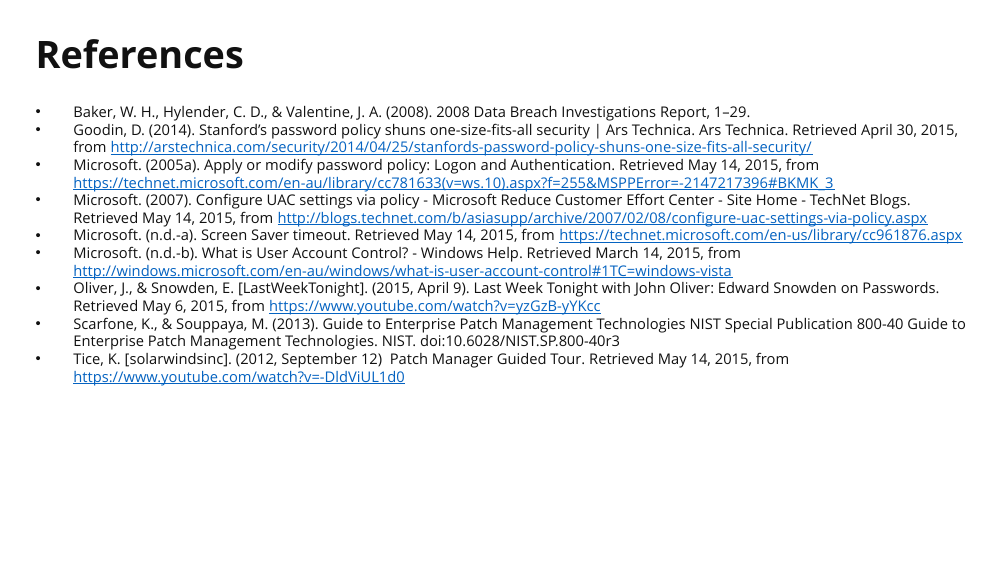
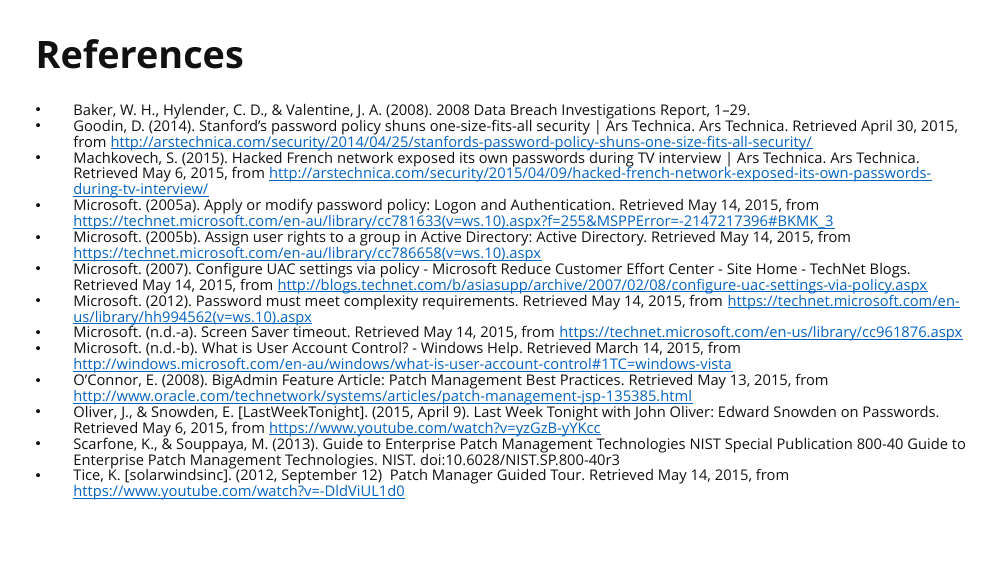
Before and after one commit to martymcflywa/ecu, a slide deck: slide 37 of year_1/sem_2/CSI1101_computer_security/0b_assignment_2_[22MAY15_0900]/dev/CSI1101_PONCE_A2_v02.pptx. Drawn at 1008x567 pixels with LibreOffice and Linux fonts; fonts in the diff are those of the drawing. Boxes give left, top, right and bottom in pixels: in the first picture for what was removed or moved away, otherwise in the second. Text is boxed around its words. In the diff, an @@ line names an element or a change of style, - is before the commit and + after.

```diff
--- a/year_1/sem_2/CSI1101_computer_security/0b_assignment_2_[22MAY15_0900]/dev/CSI1101_PONCE_A2_v02.pptx
+++ b/year_1/sem_2/CSI1101_computer_security/0b_assignment_2_[22MAY15_0900]/dev/CSI1101_PONCE_A2_v02.pptx
@@ text at [73,103,966,500]: line spacing 1 to 0.9 @@
@@ text at [73,149,931,199]: paragraph added @@
+• Machkovech, S. (2015). Hacked French network exposed its own passwords during TV interview | Ars Technica. Ars Technica. Retrieved May 6, 2015, from http://arstechnica.com/security/2015/04/09/hacked-french-network-exposed-its-own-passwords-during-tv-interview/
@@ text at [73,229,851,263]: paragraph added @@
+• Microsoft. (2005b). Assign user rights to a group in Active Directory: Active Directory. Retrieved May 14, 2015, from https://technet.microsoft.com/en-au/library/cc786658(v=ws.10).aspx
@@ text at [73,292,960,326]: paragraph added @@
+• Microsoft. (2012). Password must meet complexity requirements. Retrieved May 14, 2015, from https://technet.microsoft.com/en-us/library/hh994562(v=ws.10).aspx
@@ text at [73,372,828,406]: paragraph added @@
+• O’Connor, E. (2008). BigAdmin Feature Article: Patch Management Best Practices. Retrieved May 13, 2015, from http://www.oracle.com/technetwork/systems/articles/patch-management-jsp-135385.html
```
Also in this commit, not shown: 4 other slides changed.
